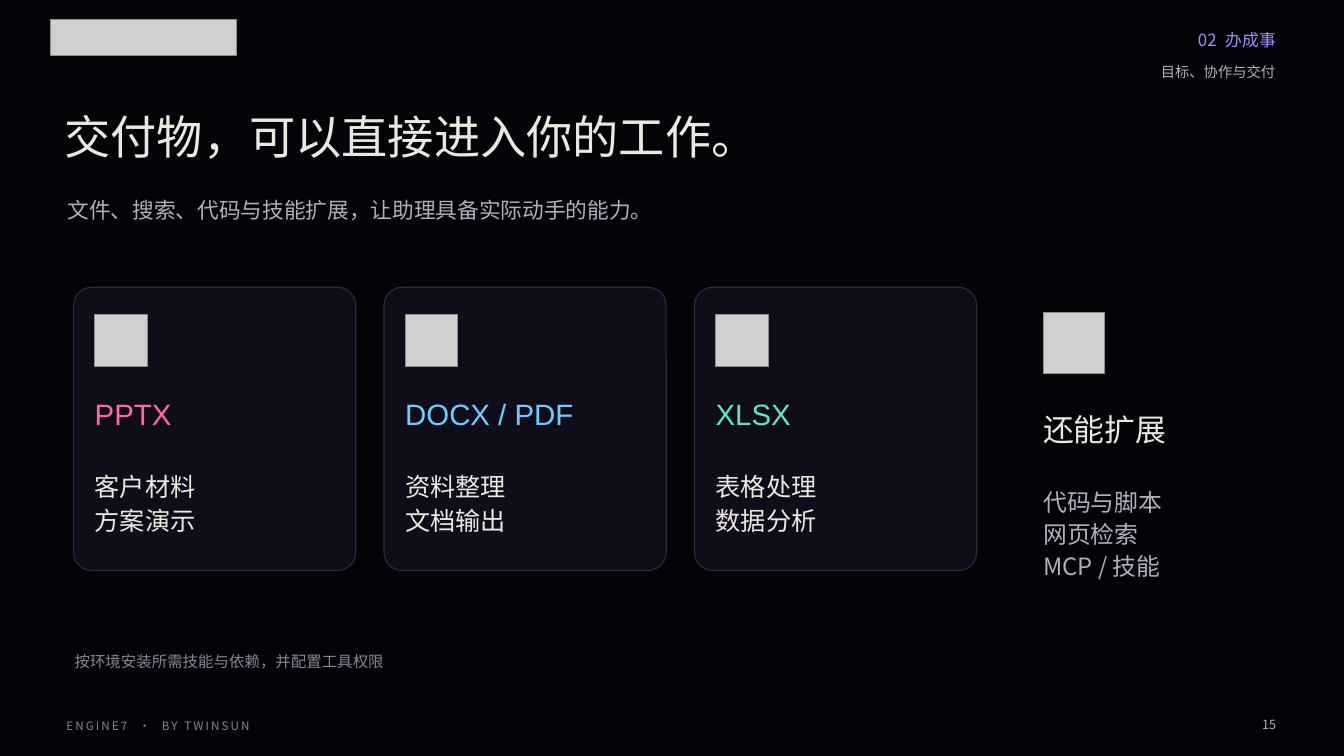
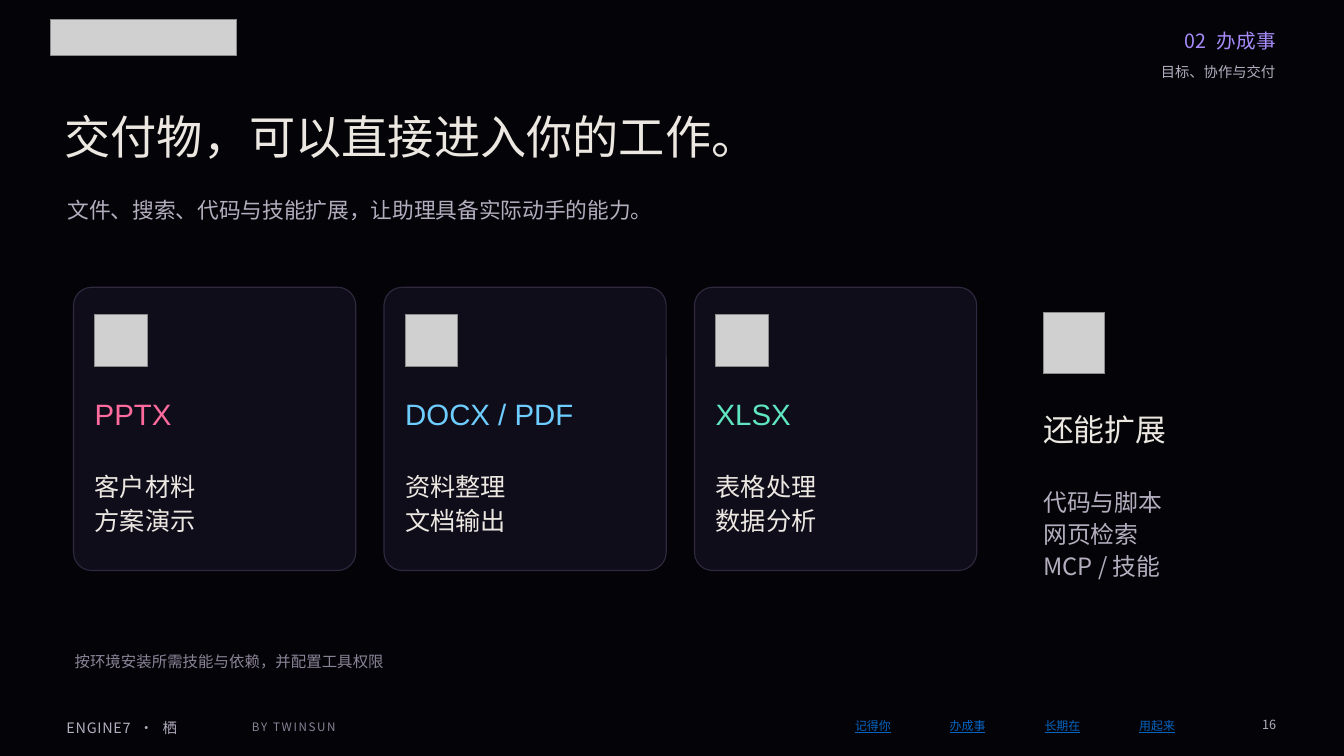
Before and after one commit to ruiyangruiyi/engine7-docs, a slide deck: slide 16 of materials/engine7-product-introduction.pptx (slide 15 before the commit). Drawn at 1344x756 pixels with LibreOffice and Linux fonts; fonts in the diff are those of the drawing; grey boxes stand for pictures; background and template pictures are left out. Boxes give left, top, right and bottom in pixels: in the first picture for what was removed or moved away, otherwise in the second. Text is boxed around its words. In the diff, an @@ line names an element or a change of style, - is before the commit and + after.

```diff
--- a/materials/engine7-product-introduction.pptx
+++ b/materials/engine7-product-introduction.pptx
@@ text "02 办成事" at bbox=[1185, 31, 1276, 50]: size 12 to 14 pt @@
@@ text at bbox=[1262, 719, 1276, 729]: text changed @@
-15
+16
@@ text added at bbox=[66, 721, 177, 734], 10.3 pt, text #B3ADBE @@
+ENGINE7 · 栖
@@ text at bbox=[252, 722, 336, 731]: text changed @@
-ENGINE7 · BY TWINSUN
+BY TWINSUN
@@ text added at bbox=[855, 720, 891, 733], 8.5 pt, text #0563C1, underline @@
+记得你
@@ text added at bbox=[950, 720, 986, 733], 8.5 pt, text #0563C1, underline @@
+办成事
@@ text added at bbox=[1045, 720, 1081, 733], 8.5 pt, text #0563C1, underline @@
+长期在
@@ text added at bbox=[1139, 720, 1175, 733], 8.5 pt, text #0563C1, underline @@
+用起来
```
Also in this commit, not shown: 40 other slides changed, 3 slides added, 8 other files.
